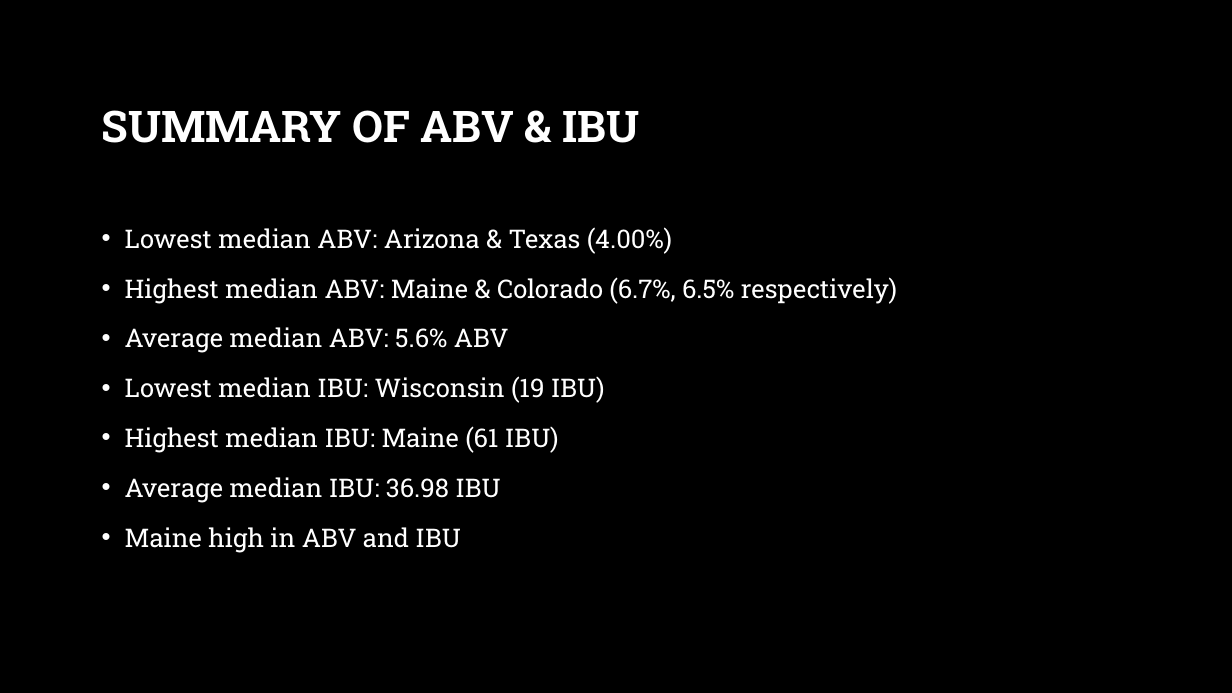
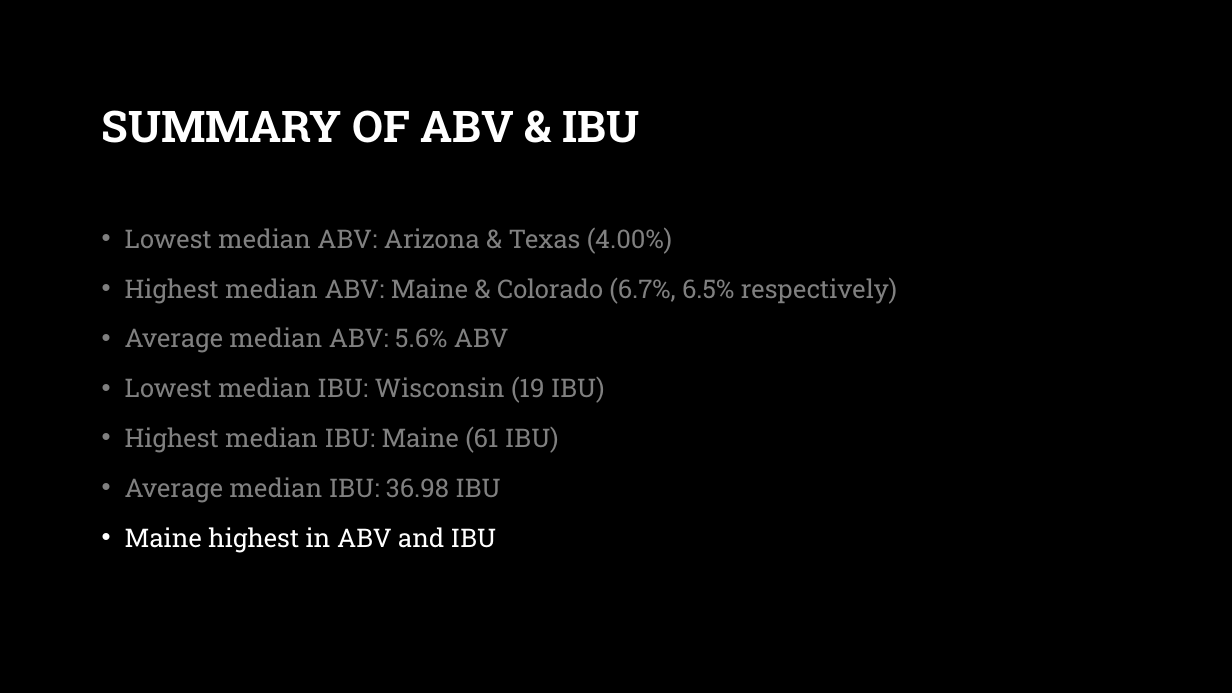
Before and after one commit to IndyD/MSDS-6306-case-study-1, a slide deck: slide 15 of Case Study – Budweiser Brewery Insights.pptx (slide 9 before the commit). Drawn at 1232x693 pixels with LibreOffice and Linux fonts; fonts in the diff are those of the drawing; background and template pictures are left out. Boxes give left, top, right and bottom in pixels: in the first picture for what was removed or moved away, otherwise in the second. Text is boxed around its words. In the diff, an @@ line names an element or a change of style, - is before the commit and + after.

```diff
--- a/Case Study – Budweiser Brewery Insights.pptx
+++ b/Case Study – Budweiser Brewery Insights.pptx
@@ text at box(125, 228, 897, 503): text colour #FFFFFF to #808080 in "Lowest median ABV: Arizona & Texas (4.00%)", "Highest median ABV: Maine & Colorado (6.7%, ...", "Average median ABV: 5.6% ABV", "Lowest median IBU: Wisconsin (19 IBU)" and 2 more places @@
@@ text at box(125, 527, 496, 553): text changed @@
-• Maine high in ABV and IBU
+• Maine highest in ABV and IBU
```
Also in this commit, not shown: 3 other slides changed, 7 slides added.
